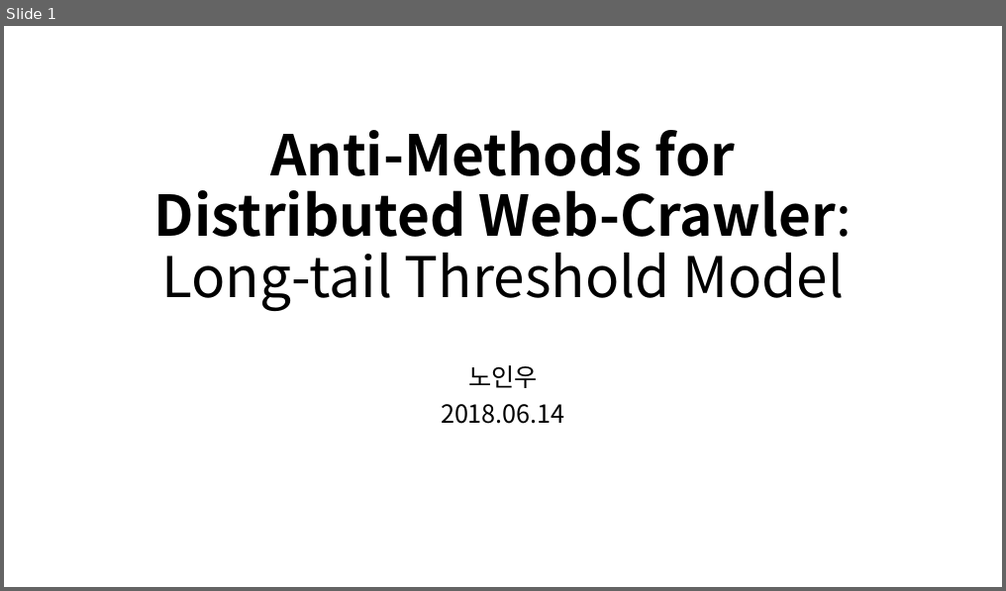
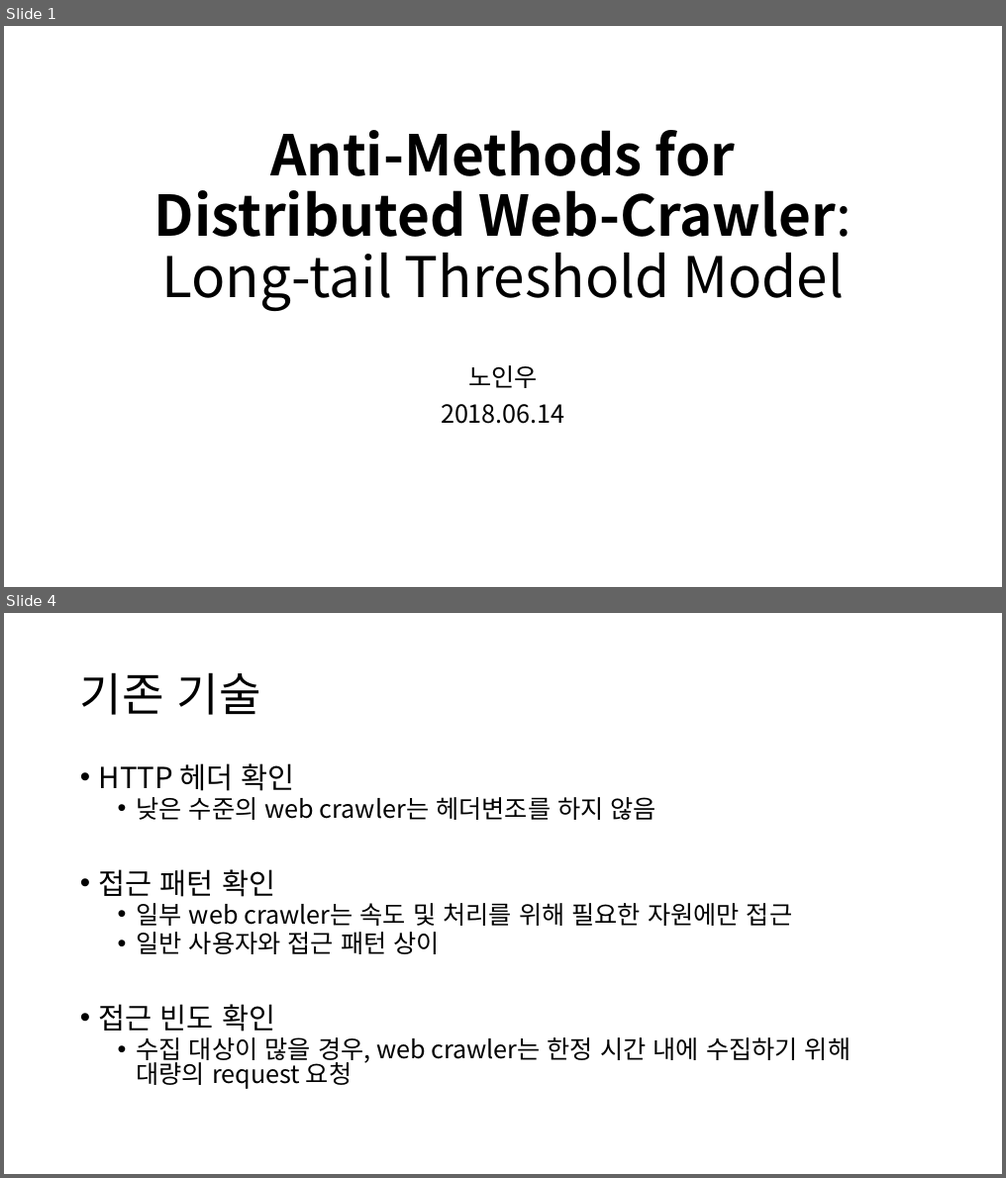
Before and after one commit to diemori/anti-crawler, a slide deck: 30_Presentation/AntiCrawlerLTM_노인우_20180611.pptx. Shown one above the other, each under a label of ours: slide 1 before the commit, slides 1 and 4 after it; the slides between them are not shown. The pictures are 1006x591 and 1006x1178 pixels, drawn with LibreOffice and Linux fonts; fonts in the diff are those of the drawing. Boxes give left, top, right and bottom in pixels: in the first picture for what was removed or moved away, otherwise in the second. Text is boxed around its words. In the diff, an @@ line names an element or a change of style, - is before the commit and + after.

```diff
--- a/30_Presentation/AntiCrawlerLTM_노인우_20180611.pptx
+++ b/30_Presentation/AntiCrawlerLTM_노인우_20180611.pptx
@@ slide 4 added at <box>4,613,1002,1174</box>, background #FFFFFF @@
@@ title added at <box>80,672,261,715</box>, 44 pt, text #000000 @@
+기존 기술
@@ text added at <box>99,763,850,1089</box>, 24 pt, text #000000 @@
+• HTTP 헤더 확인
+  • 낮은 수준의 web crawler는 헤더변조를 하지 않음
+• 접근 패턴 확인
+  • 일부 web crawler는 속도 및 처리를 위해 필요한 자원에만 접근
+  • 일반 사용자와 접근 패턴 상이
+• 접근 빈도 확인
+  • 수집 대상이 많을 경우, web crawler는 한정 시간 내에 수집하기 위해 대량의 request 요청
```
Also in this commit, not shown: 5 other slides added, 10 other files.
